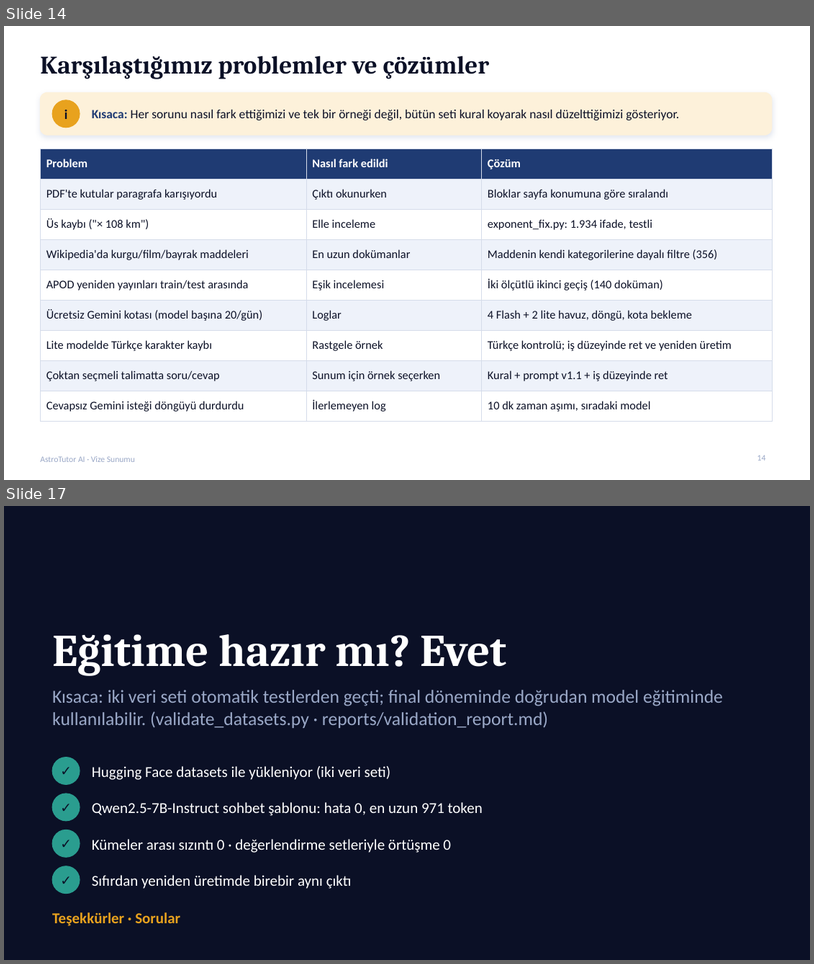
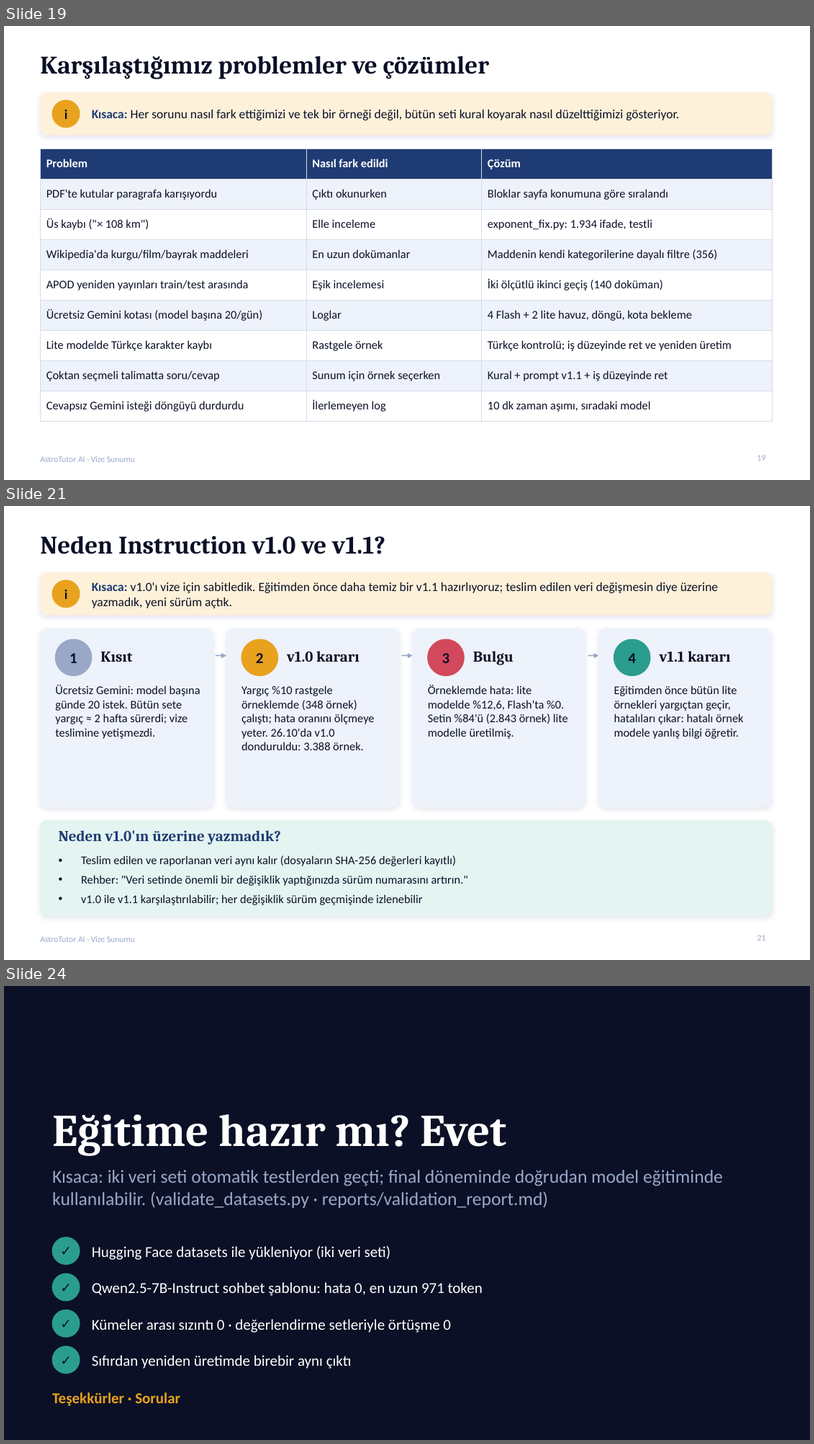
Before and after one commit to gedag/AstroTutor-AI, a slide deck: reports/AstroTutor_AI_Vize_Sunumu.pptx. Shown one above the other, each under a label of ours: slides 14 and 17 before the commit, slides 19, 21 and 24 after it; the slides between them are not shown. The pictures are 814x964 and 814x1444 pixels, drawn with LibreOffice and Linux fonts; fonts in the diff are those of the drawing. Boxes give left, top, right and bottom in pixels: in the first picture for what was removed or moved away, otherwise in the second. Text is boxed around its words. In the diff, an @@ line names an element or a change of style, - is before the commit and + after.

Commit message:
Sunum adım adım açıklamalı hâle getirildi: kaynaklar ve dil, neden Türkçe, adım tabloları, neden? soruları, v1.0/v1.1 kararı (24 slayt)

```diff
--- a/reports/AstroTutor_AI_Vize_Sunumu.pptx
+++ b/reports/AstroTutor_AI_Vize_Sunumu.pptx
@@ slide 21 added at bbox=[4, 506, 810, 960], background #FFFFFF; not listed: 1 template element that a slide beside it also shows @@
@@ title added at bbox=[40, 536, 386, 554], 30 pt, text #0B1026, bold @@
+Neden Instruction v1.0 ve v1.1?
@@ rounded rectangle added at bbox=[40, 572, 772, 615], fill #FDF1DA, outline #FDF1DA 1 pt @@
@@ ellipse added at bbox=[52, 580, 80, 608], fill #E8A21E, outline #E8A21E 1 pt @@
@@ text added at bbox=[64, 590, 68, 599], 16 pt, text #0B1026, bold @@
+i
@@ text added at bbox=[92, 582, 718, 608], 15 pt, text #0B1026 @@
+Kısaca: v1.0'ı vize için sabitledik. Eğitimden önce daha temiz bir v1.1 hazırlıyoruz; teslim edilen veri değişmesin diye üzerine yazmadık, yeni sürüm açtık.
@@ rounded rectangle added at bbox=[40, 628, 213, 807], fill #EEF2FA, outline #EEF2FA 1 pt @@
@@ rounded rectangle added at bbox=[226, 628, 399, 807], fill #EEF2FA, outline #EEF2FA 1 pt @@
@@ rounded rectangle added at bbox=[413, 628, 585, 807], fill #EEF2FA, outline #EEF2FA 1 pt @@
@@ rounded rectangle added at bbox=[599, 628, 772, 807], fill #EEF2FA, outline #EEF2FA 1 pt @@
@@ ellipse added at bbox=[55, 639, 92, 675], fill #9AA8C7, outline #9AA8C7 1 pt @@
@@ text added at bbox=[70, 653, 77, 663], 18 pt, text #0B1026, bold @@
+1
@@ text added at bbox=[100, 651, 132, 662], 18 pt, text #0B1026, bold @@
+Kısıt
@@ arrow added from (216, 656) to (226, 656), #9AA8C7 1.5 pt @@
@@ ellipse added at bbox=[242, 639, 278, 675], fill #E8A21E, outline #E8A21E 1 pt @@
@@ text added at bbox=[256, 653, 264, 663], 18 pt, text #0B1026, bold @@
+2
@@ text added at bbox=[287, 651, 360, 662], 18 pt, text #0B1026, bold @@
+v1.0 kararı
@@ arrow added from (402, 656) to (413, 656), #9AA8C7 1.5 pt @@
@@ ellipse added at bbox=[428, 639, 464, 675], fill #D1495B, outline #D1495B 1 pt @@
@@ text added at bbox=[442, 653, 450, 663], 18 pt, text #0B1026, bold @@
+3
@@ text added at bbox=[473, 651, 514, 665], 18 pt, text #0B1026, bold @@
+Bulgu
@@ arrow added from (589, 656) to (599, 656), #9AA8C7 1.5 pt @@
@@ ellipse added at bbox=[615, 639, 651, 675], fill #2A9D8F, outline #2A9D8F 1 pt @@
@@ text added at bbox=[628, 653, 636, 663], 18 pt, text #0B1026, bold @@
+4
@@ text added at bbox=[660, 651, 731, 662], 18 pt, text #0B1026, bold @@
+v1.1 kararı
@@ text added at bbox=[55, 685, 201, 739], 14 pt, text #0B1026 @@
+Ücretsiz Gemini: model başına günde 20 istek. Bütün sete yargıç ≈ 2 hafta sürerdi; vize teslimine yetişmezdi.
@@ text added at bbox=[242, 685, 375, 750], 14 pt, text #0B1026 @@
+Yargıç %10 rastgele örneklemde (348 örnek) çalıştı; hata oranını ölçmeye yeter. 26.10'da v1.0 donduruldu: 3.388 örnek.
@@ text added at bbox=[428, 685, 568, 739], 14 pt, text #0B1026 @@
+Örneklemde hata: lite modelde %12,6, Flash'ta %0. Setin %84'ü (2.843 örnek) lite modelle üretilmiş.
@@ text added at bbox=[615, 685, 743, 739], 14 pt, text #0B1026 @@
+Eğitimden önce bütün lite örnekleri yargıçtan geçir, hatalıları çıkar: hatalı örnek modele yanlış bilgi öğretir.
@@ rounded rectangle added at bbox=[40, 821, 772, 915], fill #E3F4F1, outline #E3F4F1 1 pt @@
@@ text added at bbox=[59, 830, 280, 844], 18 pt, text #1F3B73, bold @@
+Neden v1.0'ın üzerine yazmadık?
@@ text added at bbox=[81, 855, 468, 905], 14 pt, text #0B1026 @@
+• Teslim edilen ve raporlanan veri aynı kalır (dosyaların SHA-256 değerleri kayıtlı)
+• Rehber: "Veri setinde önemli bir değişiklik yaptığınızda sürüm numarasını artırın."
+• v1.0 ile v1.1 karşılaştırılabilir; her değişiklik sürüm geçmişinde izlenebilir
@@ page number added at bbox=[758, 934, 766, 940], 10 pt, text #9AA8C7 @@
+21
@@ what was slide 14 is now slide 19 @@
@@ what was slide 17 is now slide 24 @@
```
Also in this commit, not shown: 8 slides changed, 6 other slides added, 2 other files.
